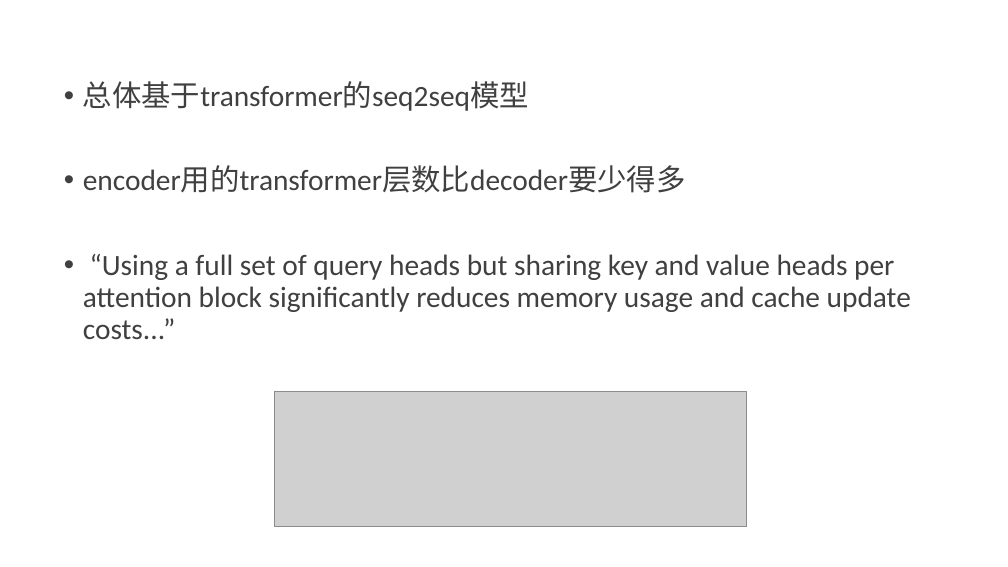
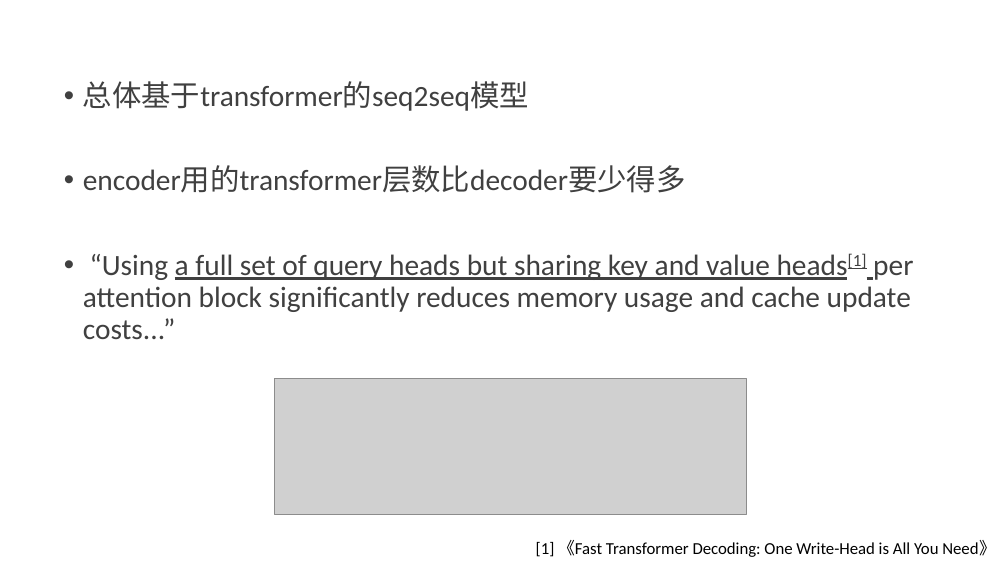
Before and after one commit to kevinva/paperReport, a slide deck: slide 4 of presentation/AlphaCode_20220301.pptx. Drawn at 1008x567 pixels with LibreOffice and Linux fonts; fonts in the diff are those of the drawing; grey boxes stand for pictures. Boxes give left, top, right and bottom in pixels: in the first picture for what was removed or moved away, otherwise in the second. Text is boxed around its words. In the diff, an @@ line names an element or a change of style, - is before the commit and + after.

```diff
--- a/presentation/AlphaCode_20220301.pptx
+++ b/presentation/AlphaCode_20220301.pptx
@@ text at <box>83,253,913,339</box>: text changed @@
-• “Using a full set of query heads but sharing key and value heads per attention block significantly reduces memory usage and cache update costs...”
+• “Using a full set of query heads but sharing key and value heads[1] per attention block significantly reduces memory usage and cache update costs...”
@@ picture: place and size @@
-picture at <box>274,391,746,526</box>
+picture at <box>274,379,746,514</box>
@@ text added at <box>536,540,996,557</box>, 16 pt, text #000000 @@
+[1] 《Fast Transformer Decoding: One Write-Head is All You Need》
```
Also in this commit, not shown: 2 other slides changed.
